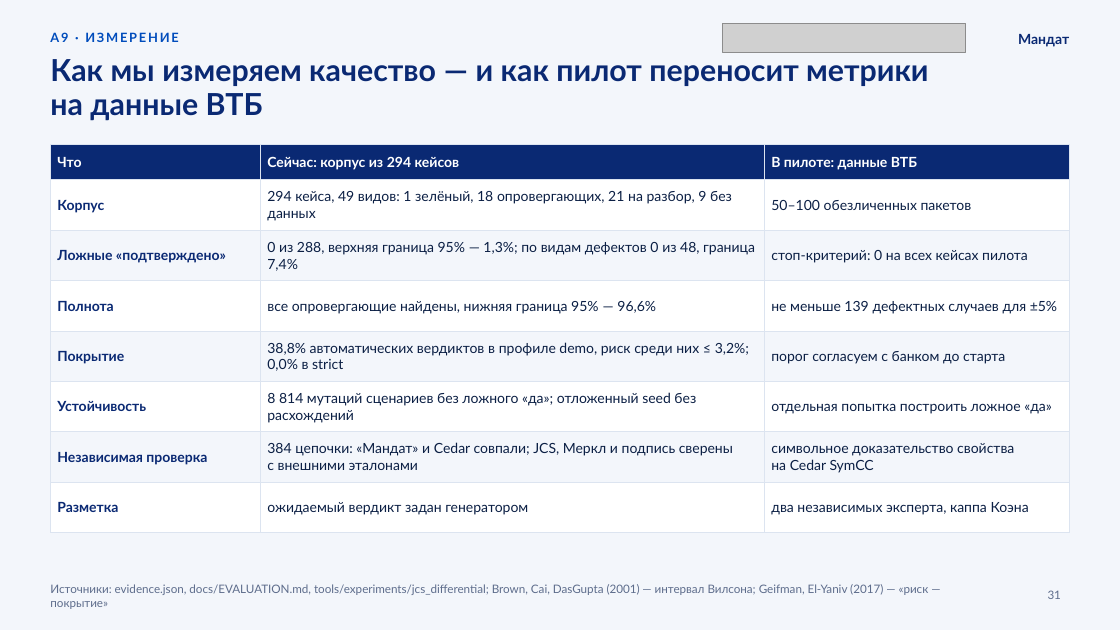
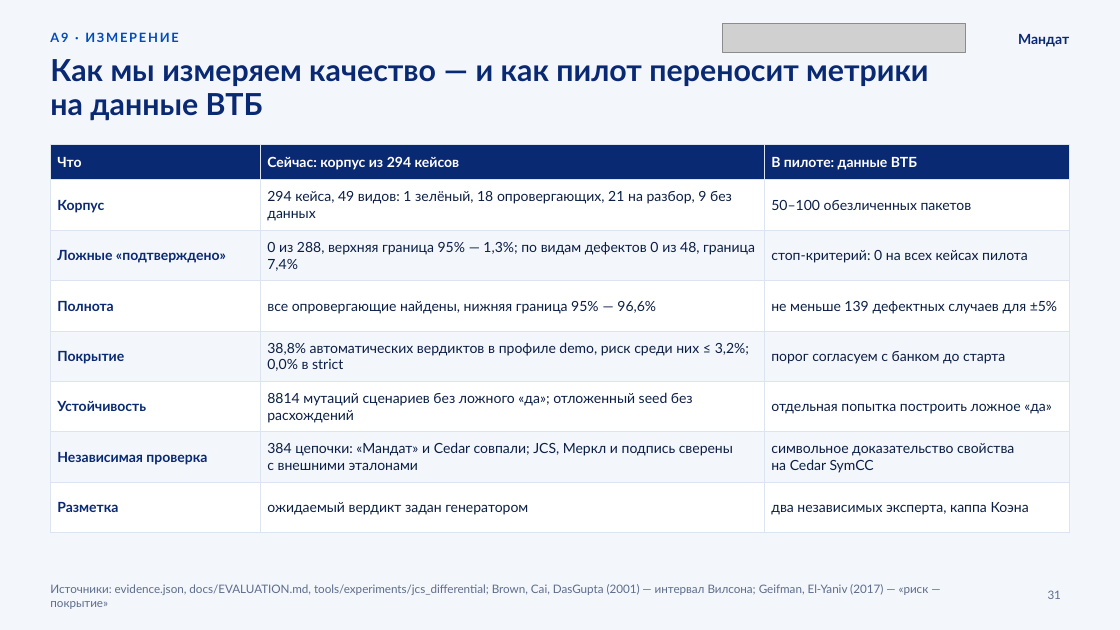
Before and after one commit to KonkovDV/Mandat, a slide deck: slide 31 of submission/slides/Mandat_VTB.pptx. Drawn at 1120x630 pixels with LibreOffice and Linux fonts; fonts in the diff are those of the drawing; grey boxes stand for pictures; background and template pictures are left out. Boxes give left, top, right and bottom in pixels: in the first picture for what was removed or moved away, otherwise in the second. Text is boxed around its words. In the diff, an @@ line names an element or a change of style, - is before the commit and + after.

Commit message:
docs: correct the deck and rebuild the submission materials
The deck no longer says the EGRUL port exists, keeps commands on one line in
the criteria table, gives the agent card room, writes four-digit numbers
without a space and takes the hours per FTE from the model. evidence.json,
the deck, the analytics pack and the texts show 1950 tests.

```diff
--- a/submission/slides/Mandat_VTB.pptx
+++ b/submission/slides/Mandat_VTB.pptx
@@ table at box(50, 145, 1070, 519) @@
-row 6, column 2: 8 814 мутаций сценариев без ложного «да»; отложенный seed без расхождений
+row 6, column 2: 8814 мутаций сценариев без ложного «да»; отложенный seed без расхождений
```
Also in this commit, not shown: 14 other slides changed, 13 other files.
